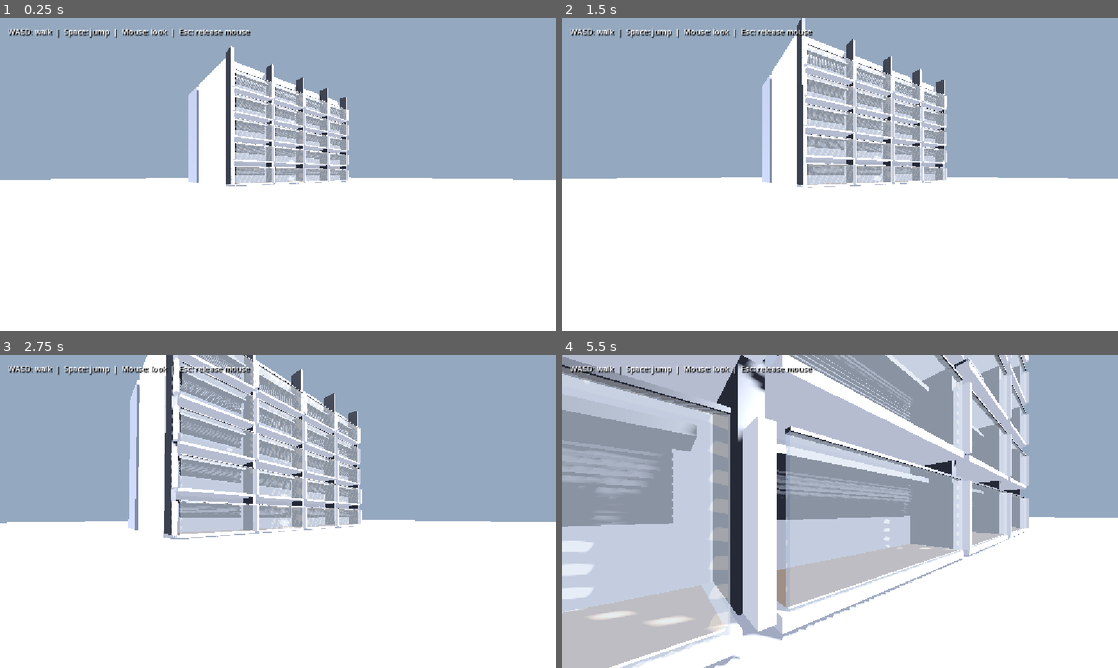
Above: before the commit, frames 1-4 (two rows, left to right).
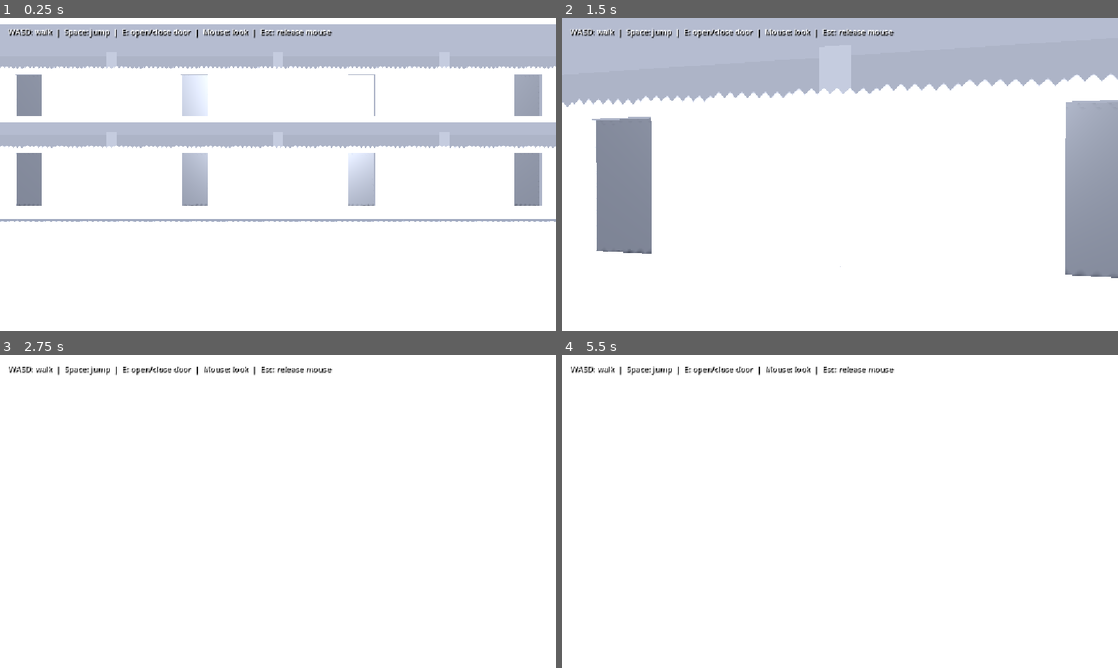
Above: after the commit, the same moments.

Repository: skorotkiewicz/privacy-apartments
Game: Godot game, scene res://main.tscn
Same seed, same stepped clock (60 frames per second), same inputs: the game is played once before the commit and once after it.
Inputs (mouse positions are in pixels of both pictures, inside the frame that each line leads up to):
- Up to frame 1 (0.25 s): no input
- Up to frame 2 (1.5 s): tap Enter (ui_accept) at 0.5, 0.77 s; move the mouse to (867, 174) at 0.52 s; hold E 0.53-1.28 s; hold W from 0.53 s (still down); move the mouse to (812, 174) at 1.27 s; tap E at 1.35 s
- Up to frame 3 (2.75 s): keep holding W; tap Enter (ui_accept) at 1.52 s; move the mouse to (289, 505) at 2.02 s; hold E from 2.03 s (still down)
- Up to frame 4 (5.5 s): keep holding W; move the mouse to (834, 517) at 2.77 s; release E at 2.78 s; tap E at 2.85, 4.35 s; tap Enter (ui_accept) at 3.02, 3.77, 4.52 s; move the mouse to (878, 514) at 3.52 s; hold E 3.53-4.28 s; move the mouse to (795, 508) at 4.27 s; move the mouse to (845, 511) at 5.02 s; hold E from 5.03 s (still down)

The runs differ from the first frame. In frame 1, 50% of the frame differs, in the area x 0-100%, y 0-66%; in frame 2, 51%; in frame 3, 49%; in frame 4, 70%, in the area x 0-100%, y 0-100%.

Commit message:
Add rear walkways, stair and interactive doors
Replace opaque core with rear walkways and a switchback
stair. Split rear wall around a hinged entrance door and
add E-to-toggle door logic with raycast and tween in Godot.

Diff:
--- a/godot/privacy-apartments/explorer.gd
+++ b/godot/privacy-apartments/explorer.gd
@@ -5,6 +5,8 @@
 
 @onready var camera: Camera3D = $Camera3D
 @onready var apartments: Node3D = $"../Apartments"
+
+var use_was_pressed := false
 
 func _ready() -> void:
 	camera.make_current()
@@ -27,6 +29,11 @@
 		Input.mouse_mode = Input.MOUSE_MODE_CAPTURED
 
 func _physics_process(delta: float) -> void:
+	var use_pressed := Input.is_physical_key_pressed(KEY_E)
+	if use_pressed and not use_was_pressed:
+		_toggle_door()
+	use_was_pressed = use_pressed
+
 	if not is_on_floor():
 		velocity += get_gravity() * delta
 	var right := camera.global_transform.basis.x
@@ -37,3 +44,20 @@
 	velocity.x = direction.x * speed
 	velocity.z = direction.z * speed
 	move_and_slide()
+
+func _toggle_door() -> void:
+	var query := PhysicsRayQueryParameters3D.create(camera.global_position, camera.global_position - camera.global_transform.basis.z * 4.0)
+	query.exclude = [get_rid()]
+	var node: Node = get_world_3d().direct_space_state.intersect_ray(query).get("collider")
+	while node:
+		if node is MeshInstance3D and str(node.name).begins_with("EntranceDoor_"):
+			break
+		node = node.get_parent()
+	if not node:
+		return
+	var door := node as Node3D
+	var closed_y: float = door.get_meta("closed_y", door.rotation.y)
+	var opening: bool = not door.get_meta("open", false)
+	door.set_meta("closed_y", closed_y)
+	door.set_meta("open", opening)
+	door.create_tween().tween_property(door, "rotation:y", closed_y + (PI / 2.0 if opening else 0.0), 0.25)
--- a/godot/privacy-apartments/main.tscn
+++ b/godot/privacy-apartments/main.tscn
@@ -18,7 +18,7 @@
 [node name="ApartmentExplorer" type="Node3D" unique_id=350391128]
 
 [node name="Player" type="CharacterBody3D" parent="." unique_id=677719311]
-transform = Transform3D(1, 0, 0, 0, 1, 0, 0, 0, 1, 26.84, 0, -32.45)
+transform = Transform3D(1, 0, 0, 0, 1, 0, 0, 0, 1, 0, 0, 14)
 script = ExtResource("2_controller")
 
 [node name="CollisionShape3D" type="CollisionShape3D" parent="Player" unique_id=302888302]
@@ -40,7 +40,7 @@
 shadow_enabled = true
 
 [node name="Sun2" type="DirectionalLight3D" parent="." unique_id=199242426]
-transform = Transform3D(-0.7465188, 0.66036963, 0.081375055, -0.033034727, -0.15893634, 0.98673606, 0.6645438, 0.7339287, 0.14046407, -10.161776, 29.429314, 59.902534)
+transform = Transform3D(-0.7304847, 0.6776568, 0.084696345, -0.587485, -0.68677855, 0.42801523, 0.34821513, 0.26290065, 0.89979416, -3.6293507, 13.670692, 26.220695)
 light_energy = 1.5
 shadow_enabled = true
 
@@ -51,4 +51,17 @@
 theme_override_colors/font_shadow_color = Color(0, 0, 0, 1)
 theme_override_constants/shadow_offset_x = 2
 theme_override_constants/shadow_offset_y = 2
-text = "WASD: walk  |  Space: jump  |  Mouse: look  |  Esc: release mouse"
+text = "WASD: walk  |  Space: jump  |  E: open/close door  |  Mouse: look  |  Esc: release mouse"
+
+[node name="Crosshair" type="Label" parent="." unique_id=1949088582]
+anchors_preset = 8
+anchor_left = 0.5
+anchor_top = 0.5
+anchor_right = 0.5
+anchor_bottom = 0.5
+offset_left = -4.0
+offset_top = -10.0
+offset_right = 4.0
+offset_bottom = 10.0
+text = "+"
+horizontal_alignment = 1
--- /dev/null
+++ b/godot/privacy-apartments/test_door_interaction.gd
@@ -0,0 +1,24 @@
+extends SceneTree
+
+var scene: Node3D
+
+func _init() -> void:
+	var packed: PackedScene = load("res://main.tscn")
+	scene = packed.instantiate()
+	root.add_child(scene)
+	call_deferred("check_door")
+
+func check_door() -> void:
+	await physics_frame
+	var player := scene.get_node("Player") as CharacterBody3D
+	var door := scene.get_node("Apartments/EntranceDoor_F00_U01") as Node3D
+	var wall := scene.get_node_or_null("Apartments/RearWall_F00_U01")
+	player.global_position = Vector3(door.global_position.x + 0.5, 0.0, door.global_position.z + 2.0)
+	player.look_at(Vector3(door.global_position.x + 0.5, 0.0, door.global_position.z))
+	await physics_frame
+	var closed_y: float = door.rotation.y
+	player.call("_toggle_door")
+	await create_timer(0.35).timeout
+	var passed: bool = wall == null and door.get_meta("open", false) and not is_equal_approx(door.rotation.y, closed_y)
+	print("real_door_interaction=", "PASS" if passed else "FAIL")
+	quit(0 if passed else 1)
Binary file changed: godot/privacy-apartments/assets/privacy_apartments.glb
Not shown, added: godot/privacy-apartments/test_door_interaction.gd.uid
Not shown, changed: build_apartments.py
Not shown, changed: privacy_apartments.blend
Not shown, changed: privacy_apartments.blend1
Not shown, changed: privacy_apartments.glb
